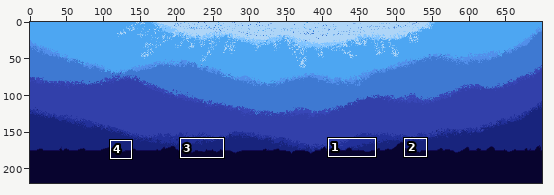
Pixel-art file -- Aseprites/Backgrounds/Boss Arena 1.aseprite. The picture above shows the old version from afar; the outline marks the close-up.
Close-up. Before:
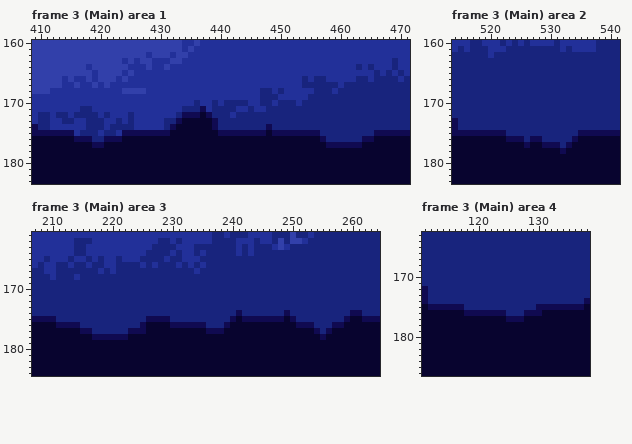
700x220 pixels, 11 frames. Shown: frame 3 (Main) area 1: x 409..471, y 160..183; frame 3 (Main) area 2: x 514..541, y 160..183; frame 3 (Main) area 3: x 207..264, y 161..184; frame 3 (Main) area 4: x 111..138, y 163..186. The commit also changed other frames or places, which this record leaves out.
And afterwards:
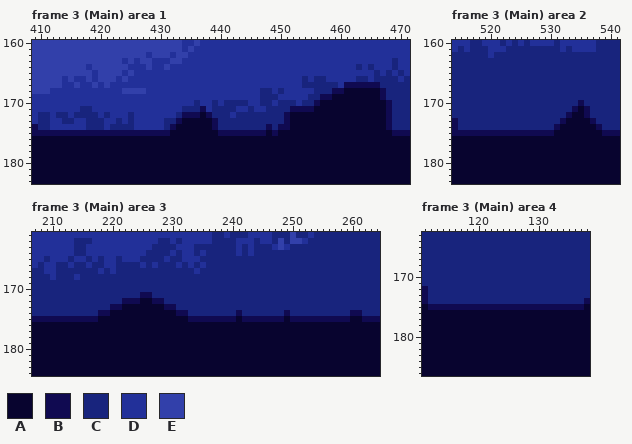
Palette (. is transparent): A #08042f  B #100a51  C #18247d  D #223099  E #3240aa
From old to new:
Frame 3 (Main) area 1, layer "_Ground":
y 167: x 461..466 CCCCCC -> BBBBBB
y 168: x 459..467 DCCCCCCCC -> BBAAAAAAB
y 169: x 457..467 CCCCCCCCCCC -> BBAAAAAAAAB
y 170: x 456..468 CCCCCCCCCCCCC -> BAAAAAAAAAAAB
y 171: x 452..468 CCCCCCCCCCCCCCCCC -> BBBBAAAAAAAAAAAAB
y 172..173: x 451..468 CCCCCCCCCCCCCCCCCC -> BAAAAAAAAAAAAAAAAB
y 174: x 450..468 CCCCCCCCCCCCCCCCCCC -> BBAAAAAAAAAAAAAAAAB
y 175: x 416..423 DCCCDCCD -> BBBBBBBB; x 450..468 BBBBBBBCCCCCCCCCBBB -> AAAAAAAAAAAAAAAAAAA
y 176: x 416..423 BBBCCBBB -> AAAAAAAA; x 457..465 BCCCCCCBB -> AAAAAAAAA
y 177: x 419..420 BB -> AA; x 458..463 BBBBBB -> AAAAAA
Frame 3 (Main) area 2, layer "_Ground":
y 170: x 535 C -> B
y 171: x 534..536 CCC -> BAB
y 172: x 533..536 CCCC -> BAAB
y 173: x 532..537 CCCCCC -> BAAAAB
y 174: x 531..538 CCCCCCCC -> BAAAAAAB
y 175: x 523..538 CCCCCCCCCCCCBBBB -> BBBBBBBBAAAAAAAA
y 176: x 523..534 BBBCBBCCCCCB -> AAAAAAAAAAAA
y 177: x 526 B -> A; x 529..533 BBBCB -> AAAAA
y 178: x 532 B -> A
Frame 3 (Main) area 3, layer "_Ground":
y 171: x 225..226 CC -> BB
y 172: x 222..228 CCCCCCC -> BBBAABB
y 173: x 220..230 CCCCCCCCCCC -> BBAAAAAAABB
y 174: x 218..232 CCCCCCCCCCCCCCC -> BBAAAAAAAAAAABB
y 175: x 211..239 CCCCCCCCCCCCCCCBBBBCCCCCCCCCC -> BBBBBBBAAAAAAAAAAAAAAABBBBBBB; x 251..258 CCCCCCCC -> BBBBBBBB
y 176: x 211..225 BBBBCCCCCCCCCCB -> AAAAAAAAAAAAAAA; x 230..239 BBBBBBCCCB -> AAAAAAAAAA; x 251..258 BBBCCCBB -> AAAAAAAA
y 177: x 215..225 BBCCCCCCBBB -> AAAAAAAAAAA; x 236..238 BBB -> AAA; x 254..256 BCB -> AAA
y 178: x 217..222 BBBBBB -> AAAAAA; x 255 B -> A
Frame 3 (Main) area 4, layer "_Ground":
y 175: x 118..129 CCCCCCCCCCCC -> BBBBBBBBBBBB
y 176: x 118..130 BBBBBBBCCCBBB -> AAAAAAAAAAAAA
y 177: x 125..127 BBB -> AAA
Where, in picture pixels (left, top, right, bottom), the same in both close-ups:
changed: (278, 82, 392, 148)
changed: (74, 130, 122, 148)
changed: (506, 100, 602, 154)
changed: (56, 292, 230, 340)
changed: (296, 316, 344, 340)
changed: (464, 304, 542, 322)
